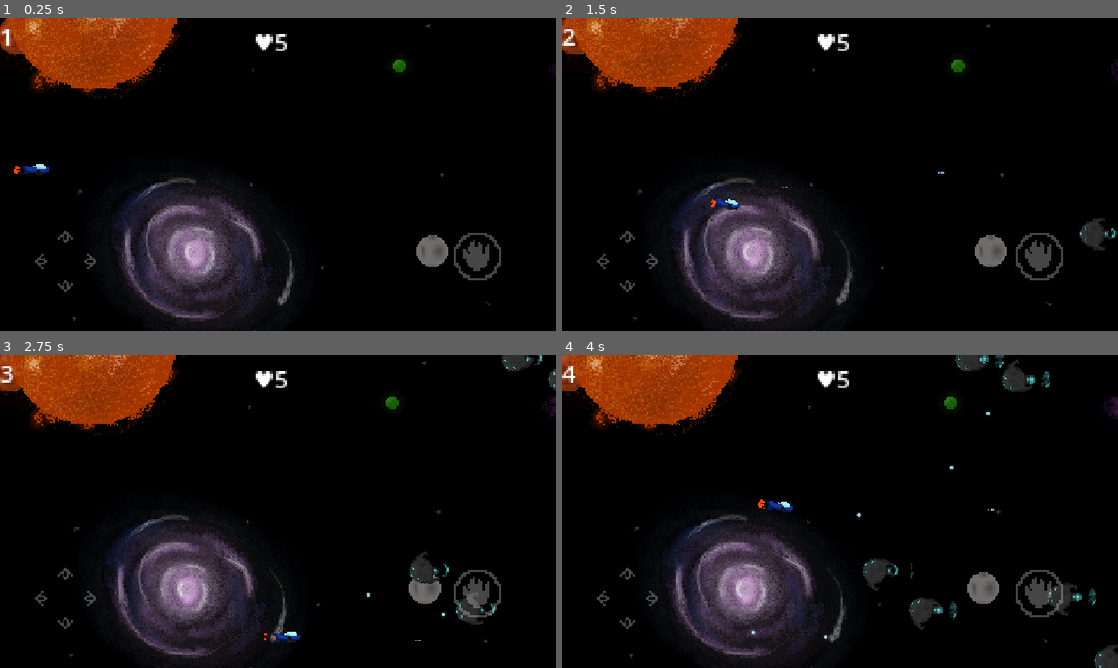
Above: before the commit, frames 1-4 (two rows, left to right).
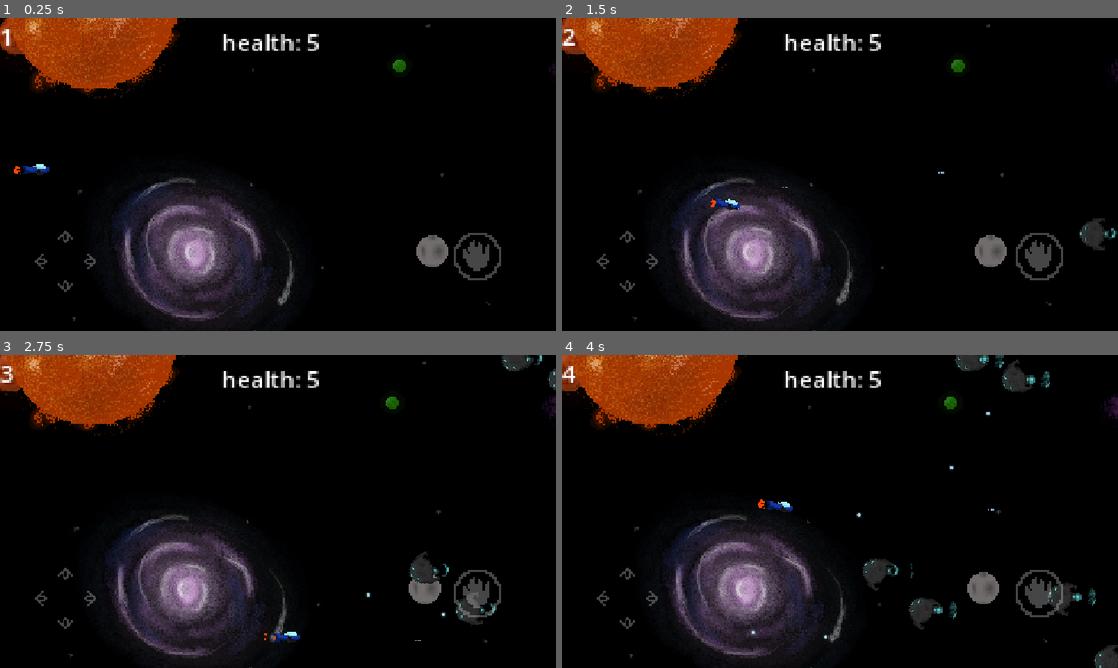
Above: after the commit, the same moments.

Repository: DumitrLeon/shot-em-up
Game: Godot game, scene res://scenes/game.tscn
Same seed, same stepped clock (60 frames per second), same inputs: the game is played once before the commit and once after it.
Inputs (mouse positions are in pixels of both pictures, inside the frame that each line leads up to):
- Up to frame 1 (0.25 s): no input
- Up to frame 2 (1.5 s): move the mouse to (962, 158) at 0.52 s; hold D (right) 0.53-1.28 s; click (962, 158) at 0.6 s; move the mouse to (728, 190) at 1.27 s; hold S (down) from 1.28 s (still down); click (728, 190) at 1.35 s
- Up to frame 3 (2.75 s): move the mouse to (333, 442) at 2.02 s; release S (down) at 2.03 s; hold D (right) from 2.03 s (still down); click (333, 442) at 2.1 s
- Up to frame 4 (4 s): move the mouse to (812, 574) at 2.77 s; release D (right) at 2.78 s; hold W (up) 2.78-3.53 s; click (812, 574) at 2.85 s; move the mouse to (1006, 558) at 3.52 s; hold A (left) from 3.53 s (still down); click (1006, 558) at 3.6 s

The runs differ from the first frame. In frame 1, 0.5% of the frame differs, in the area x 40-58%, y 5-11%; in frame 2, 0.5%; in frame 3, 0.5%; in frame 4, 0.5%.

Commit message:
Finalfix

Diff:
--- a/scenes/game.tscn
+++ b/scenes/game.tscn
@@ -132,7 +132,7 @@
 offset_bottom = 27.0
 grow_horizontal = 2
 grow_vertical = 2
-text = "♥️5"
+text = "health: 5"
 horizontal_alignment = 1
 
 [node name="seconds" type="Label" parent="UI_manager"]
--- a/scripts/player.gd
+++ b/scripts/player.gd
@@ -24,7 +24,7 @@
 	$AnimationPlayer.stop()
 	$AnimationPlayer.play("damage")
 	health -= amt
-	$"../UI_manager/vita".text = "♥️"+str(health)
+	$"../UI_manager/vita".text = "health: "+str(health)
 	if health <= 0:
 		await get_tree().create_timer(1.5).timeout
 		get_tree().quit()
Not shown, changed: index.html
Not shown, changed: index.pck
